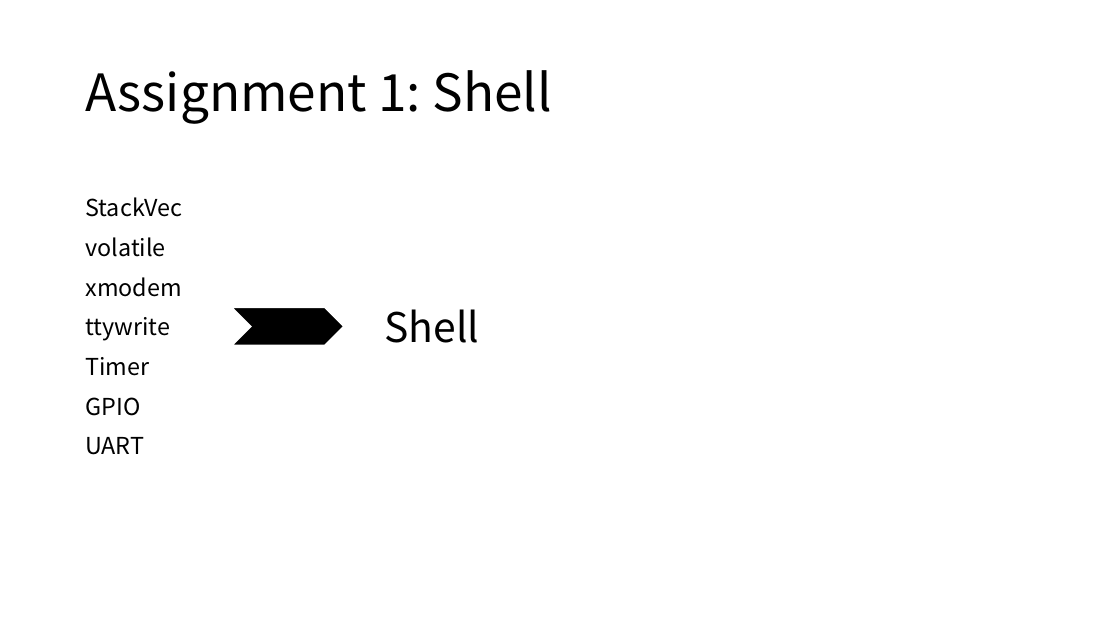
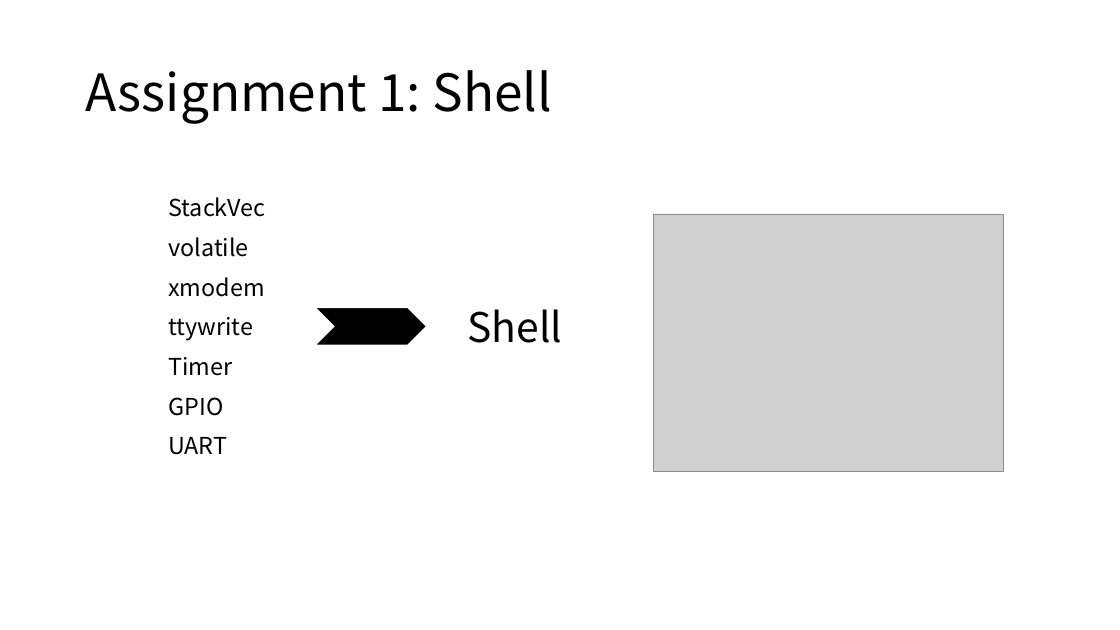
Before and after one commit to OSH-2019/x-i-m-feeling-lucky, a slide deck: slide 14 of docs/mid_term_report.pptx (slide 15 before the commit). Drawn at 1120x630 pixels with LibreOffice and Linux fonts; fonts in the diff are those of the drawing; grey boxes stand for pictures. Boxes give left, top, right and bottom in pixels: in the first picture for what was removed or moved away, otherwise in the second. Text is boxed around its words. In the diff, an @@ line names an element or a change of style, - is before the commit and + after.

Commit message:
update PPT

```diff
--- a/docs/mid_term_report.pptx
+++ b/docs/mid_term_report.pptx
@@ text "StackVec": place and size @@
-text "StackVec" at (85,197,182,455)
+text "StackVec" at (168,197,265,455)
@@ picture added at (653,214,1003,471) @@
@@ text "Shell": place and size @@
-text "Shell" at (384,309,479,343)
+text "Shell" at (467,309,562,343)
@@ chevron: place and size @@
-chevron at (232,308,344,346)
+chevron at (314,308,427,346)
```
Also in this commit, not shown: 2 other slides changed, 1 slide removed.
